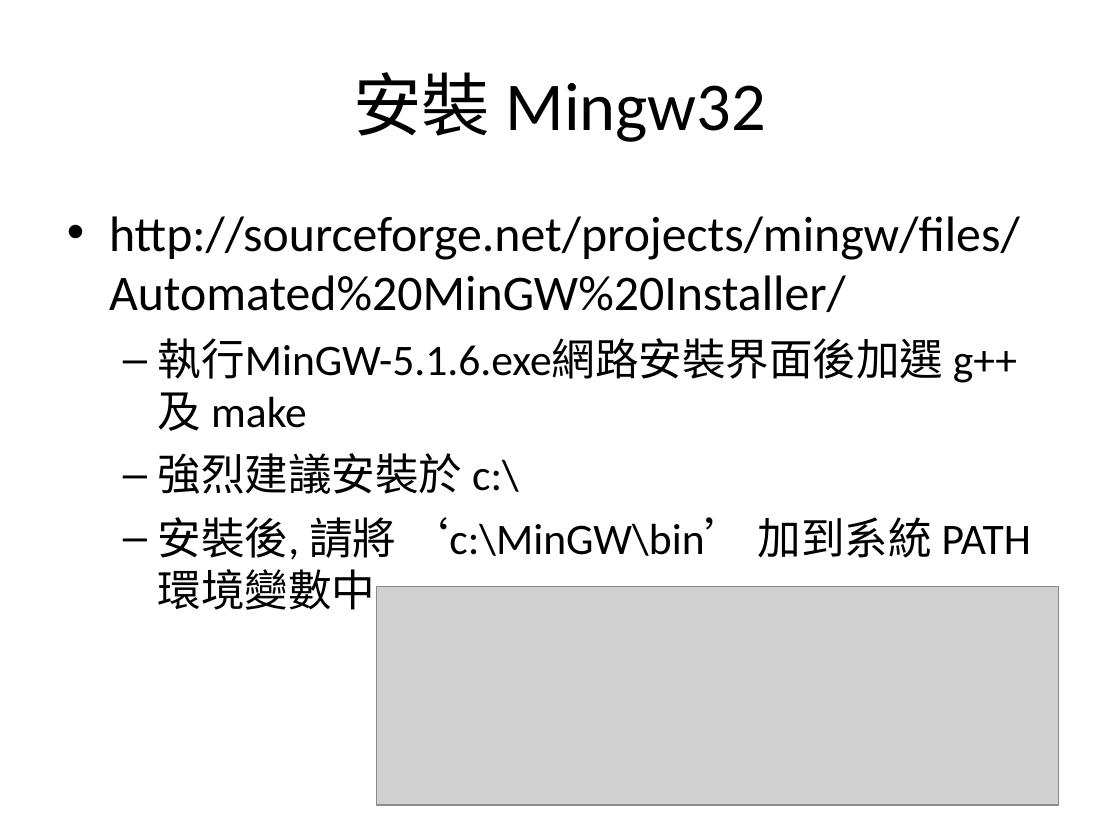
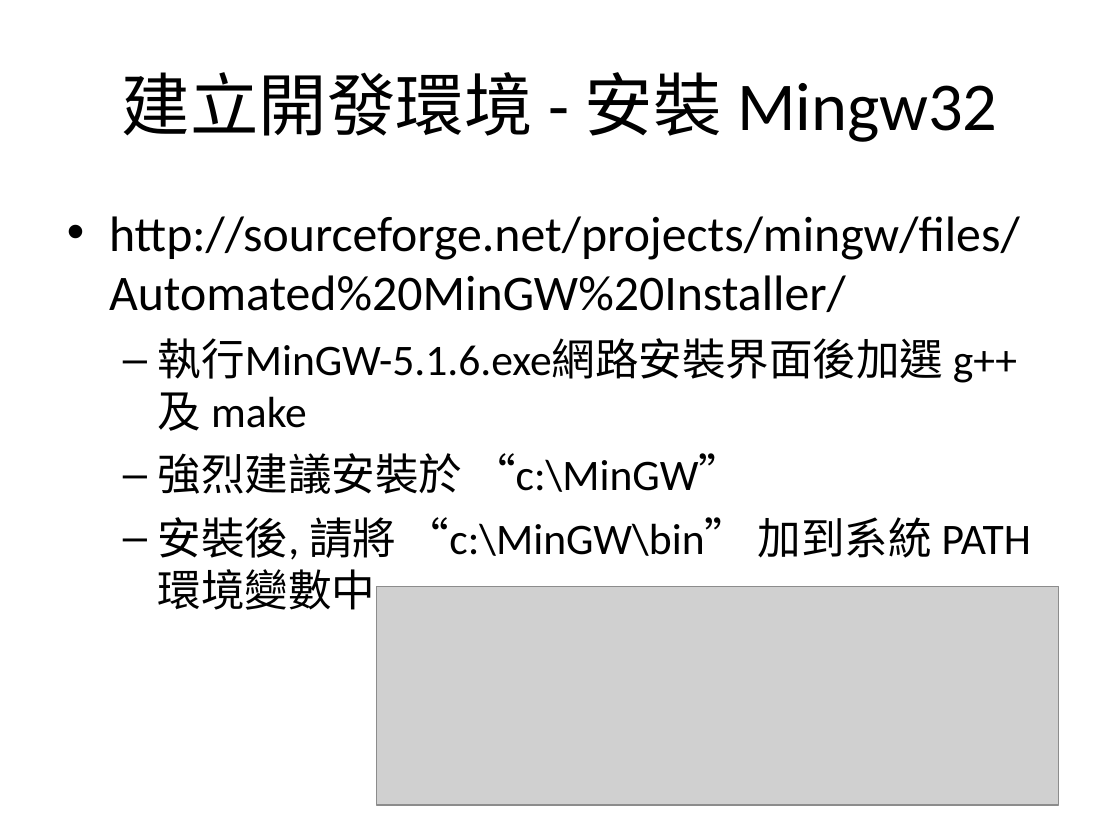
Before and after one commit to jayska/Programming, a slide deck: slide 12 of Slides/ProgFun.ppt. Drawn at 1120x840 pixels with LibreOffice and Linux fonts; fonts in the diff are those of the drawing; grey boxes stand for pictures. Boxes give left, top, right and bottom in pixels: in the first picture for what was removed or moved away, otherwise in the second. Text is boxed around its words. In the diff, an @@ line names an element or a change of style, - is before the commit and + after.

```diff
--- a/Slides/ProgFun.ppt
+++ b/Slides/ProgFun.ppt
@@ title at [122,72,997,142]: text changed @@
-安裝 Mingw32
+建立開發環境 - 安裝 Mingw32
@@ text at [158,453,1031,610]: text changed @@
-  – 強烈建議安裝於 c:\
-  – 安裝後, 請將 ‘c:\MinGW\bin’ 加到系統 PATH 環境變數中
+  – 強烈建議安裝於 “c:\MinGW”
+  – 安裝後, 請將 “c:\MinGW\bin” 加到系統 PATH 環境變數中
```
Also in this commit, not shown: 6 other slides changed, 16 slides added, 2 slides removed.
